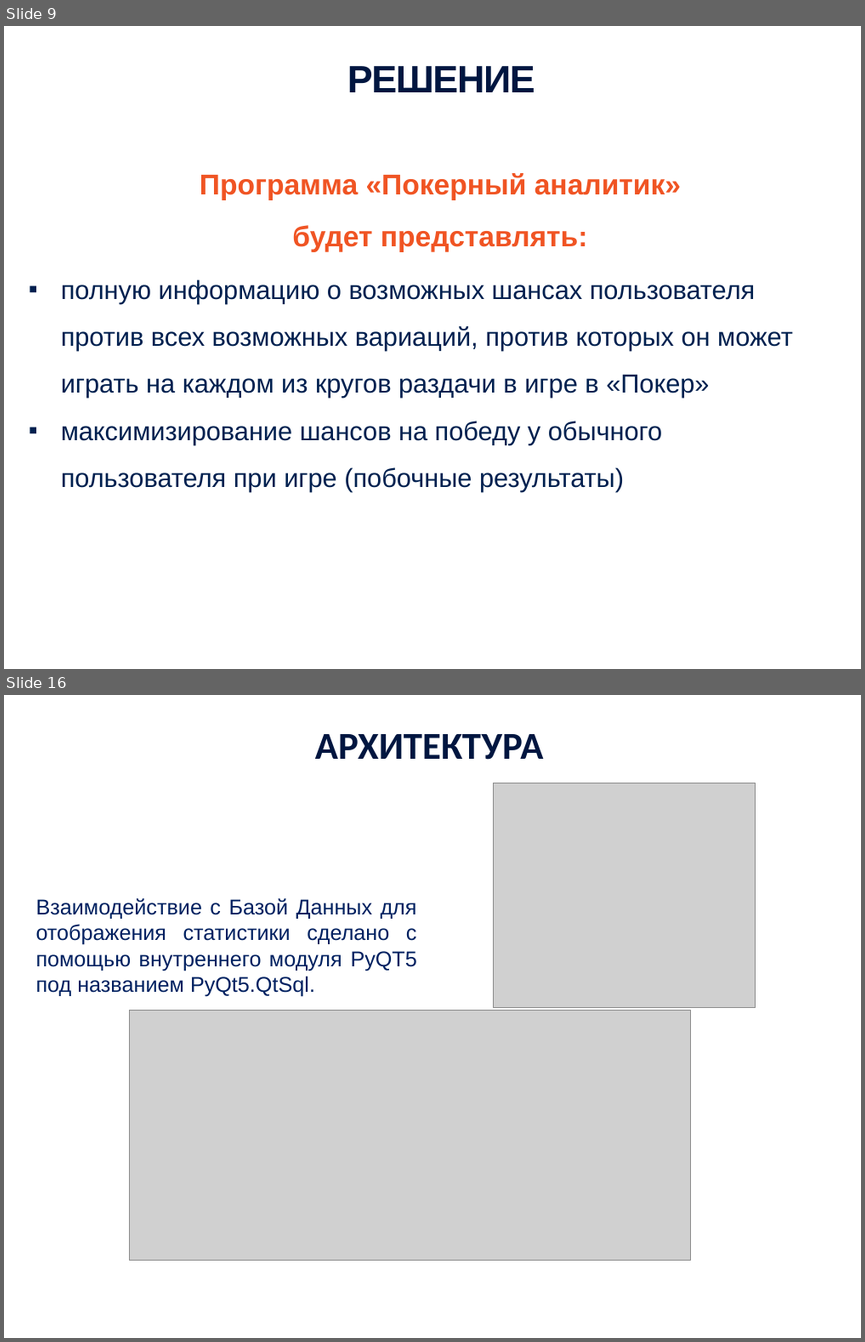
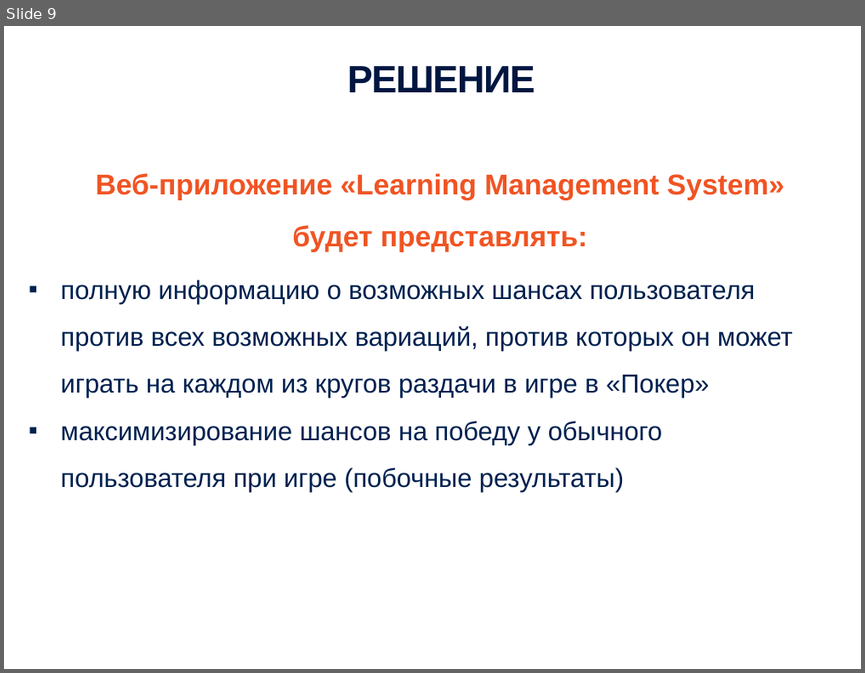
Before and after one commit to JaydenPears/LMS, a slide deck: Documentation/Чернов Владимир Презентация проектной работы.pptx. Shown one above the other, each under a label of ours: slides 9 and 16 before the commit, slide 9 after it; the slides between them are not shown. The pictures are 865x1342 and 865x673 pixels, drawn with LibreOffice and Linux fonts; fonts in the diff are those of the drawing; grey boxes stand for pictures; background and template pictures are left out. Boxes give left, top, right and bottom in pixels: in the first picture for what was removed or moved away, otherwise in the second. Text is boxed around its words. In the diff, an @@ line names an element or a change of style, - is before the commit and + after.

```diff
--- a/Documentation/Чернов Владимир Презентация проектной работы.pptx
+++ b/Documentation/Чернов Владимир Презентация проектной работы.pptx
@@ slide 16 removed at (x1=4, y1=695, x2=861, y2=1338), background picture (left out) @@
@@ text removed at (x1=315, y1=734, x2=544, y2=760) @@
-АРХИТЕКТУРА
@@ picture removed at (x1=494, y1=783, x2=755, y2=1008) @@
@@ text removed at (x1=36, y1=898, x2=417, y2=997) @@
-Взаимодействие с Базой Данных для отображения статистики сделано с помощью внутреннего модуля PyQT5 под названием PyQt5.QtSql.
@@ picture removed at (x1=130, y1=1010, x2=690, y2=1260) @@
@@ slide 9 changed as well @@
@@ text at (x1=96, y1=173, x2=784, y2=252): text changed @@
-Программа «Покерный аналитик»
-будет представлять:
+Веб-приложение «Learning Management System»
+будет представлять:
```
Also in this commit, not shown: 3 other slides changed, 13 slides added, 23 other slides removed, 4 other files.
